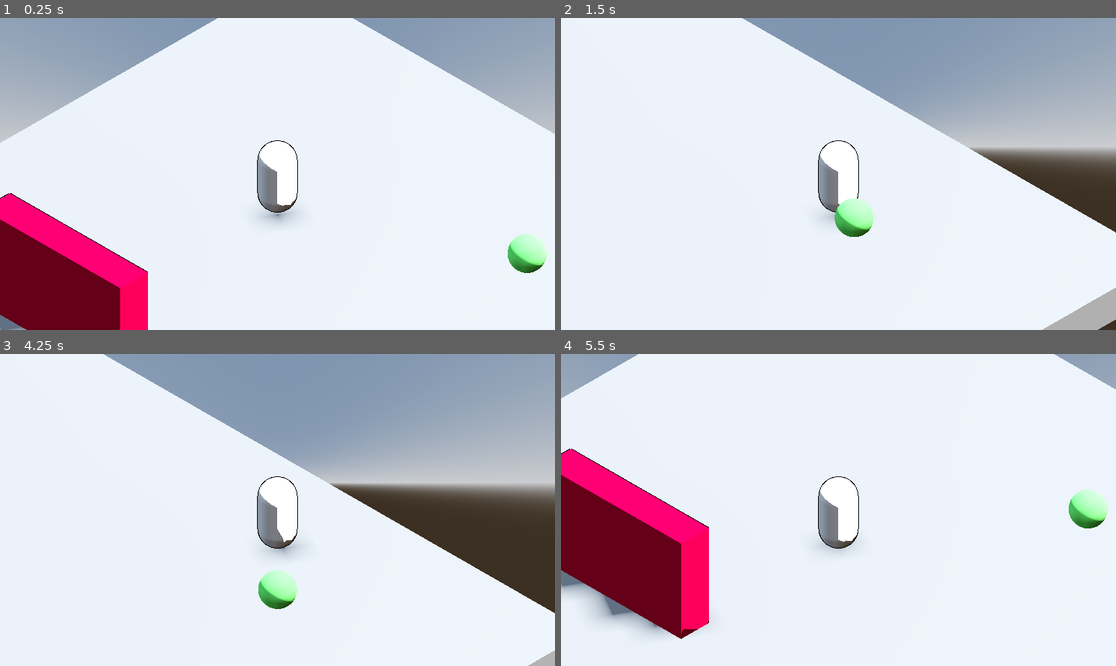
Above: before the commit, frames 1-4 (two rows, left to right).
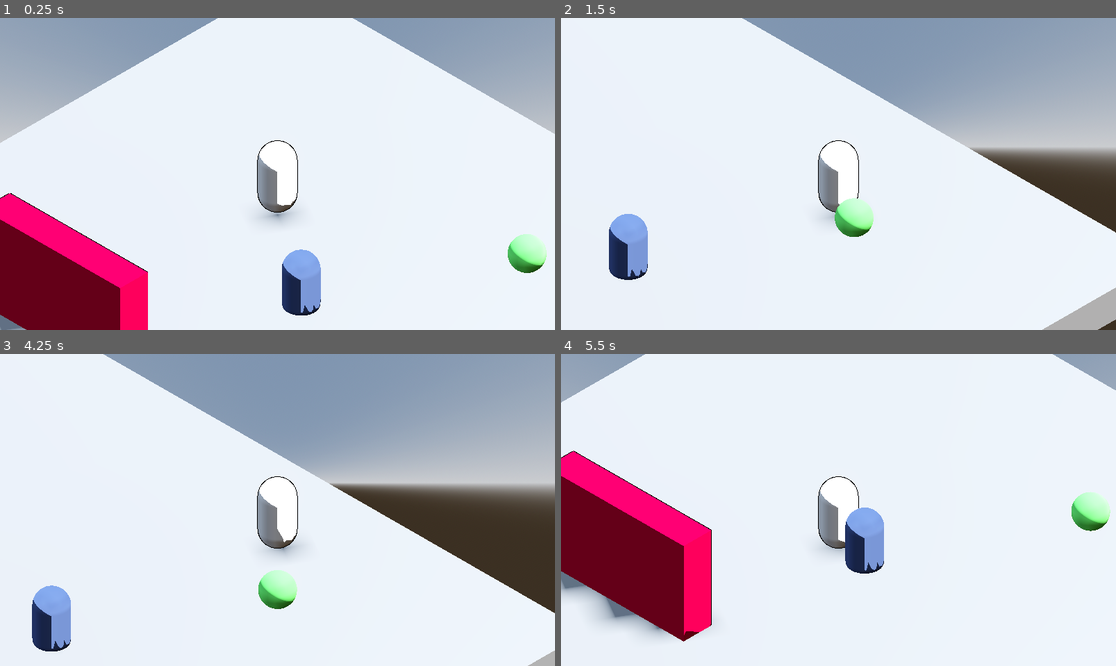
Above: after the commit, the same moments.

Repository: yashGhela/textmeback
Game: Godot game, scene res://levels/devlab.tscn
Two runs of this game, one before a commit and one after it. Both use one fixed random seed, a clock stepped at 60 frames per second and the inputs below. The project has no main scene, so this scene is started directly.
Inputs:
- Up to frame 1 (0.25 s): no input
- Up to frame 2 (1.5 s): tap Enter (ui_accept) at 0.5, 0.77 s; hold D (right) 0.53-1.28 s; hold E (interact) 0.53-1.28 s; hold S (back) from 1.28 s (still down); tap E (interact) at 1.35 s
- Up to frame 3 (4.25 s): tap Enter (ui_accept) at 1.52, 3.02, 3.77 s; release S (back) at 2.03 s; hold D (right) 2.03-2.78 s; hold E (interact) 2.03-2.78 s; hold W (forward) 2.78-3.53 s; tap E (interact) at 2.85 s; hold A (left) from 3.53 s (still down); hold E (interact) from 3.53 s (still down)
- Up to frame 4 (5.5 s): release E (interact) at 4.28 s; tap E (interact) at 4.35 s; tap Enter (ui_accept) at 4.52 s; release A (left) at 5.03 s; hold S (back) from 5.03 s (still down); hold E (interact) from 5.03 s (still down)

The runs differ from the first frame. In frame 1, 1.3% of the frame differs, in the area x 50-58%, y 74-96%; in frame 2, 1.3%; in frame 3, 1.3%; in frame 4, 2.6%, in the area x 0-100%, y 0-93%.

Commit message:
paths are wonky man

Diff:
--- a/levels/devlab.tscn
+++ b/levels/devlab.tscn
@@ -4,6 +4,7 @@
 [ext_resource type="PackedScene" uid="uid://df1ey8l4lmwag" path="res://game-elements/barrier.tscn" id="2_3xhu2"]
 [ext_resource type="PackedScene" uid="uid://cj8rg2108d8iu" path="res://game-elements/wifi_point.tscn" id="3_r31pu"]
 [ext_resource type="PackedScene" uid="uid://c6f3jondvu7h8" path="res://game-elements/textspopup.tscn" id="4_w7w6m"]
+[ext_resource type="PackedScene" uid="uid://dmmbrb43t7noi" path="res://game-elements/boss.tscn" id="5_eqxup"]
 
 [sub_resource type="ProceduralSkyMaterial" id="ProceduralSkyMaterial_hnn2g"]
 sky_horizon_color = Color(0.66224277, 0.6717428, 0.6867428, 1)
@@ -26,8 +27,8 @@
 
 [sub_resource type="Curve3D" id="Curve3D_w7w6m"]
 _data = {
-"points": PackedVector3Array(0, 0, 0, 0, 0, 0.495, 0, 0, 0, 0, 0, 5, 0, 0, 0, 0, 0, 5, -199, 0, 5, 0, 0, 0, 5, 0, 5),
-"tilts": PackedFloat32Array(0, 0, 0)
+"points": PackedVector3Array(0, 0, 0, 0, 0, 0.495, 0, 0, 0, 0, 0, 5, 0, 0, 0, 0, 0, 5, 5, 0, 5, 0, 0, 0, 5, 0, 5),
+"tilts": PackedFloat32Array(0, -0.83775806, 0)
 }
 point_count = 3
 
@@ -65,3 +66,8 @@
 [node name="Path3D" type="Path3D" parent="." unique_id=190741013]
 transform = Transform3D(1, 0, 0, 0, 1, 0, 0, 0, 1, 0.5754342, 1.1197305, 0)
 curve = SubResource("Curve3D_w7w6m")
+
+[node name="PathFollow3D" type="PathFollow3D" parent="Path3D" unique_id=447972883]
+transform = Transform3D(-0.9999994, 0, -8.742273e-08, 0, 1, 0, 8.742273e-08, 0, -0.9999994, 0, 0, 0)
+
+[node name="Boss" parent="Path3D/PathFollow3D" unique_id=150727419 instance=ExtResource("5_eqxup")]
